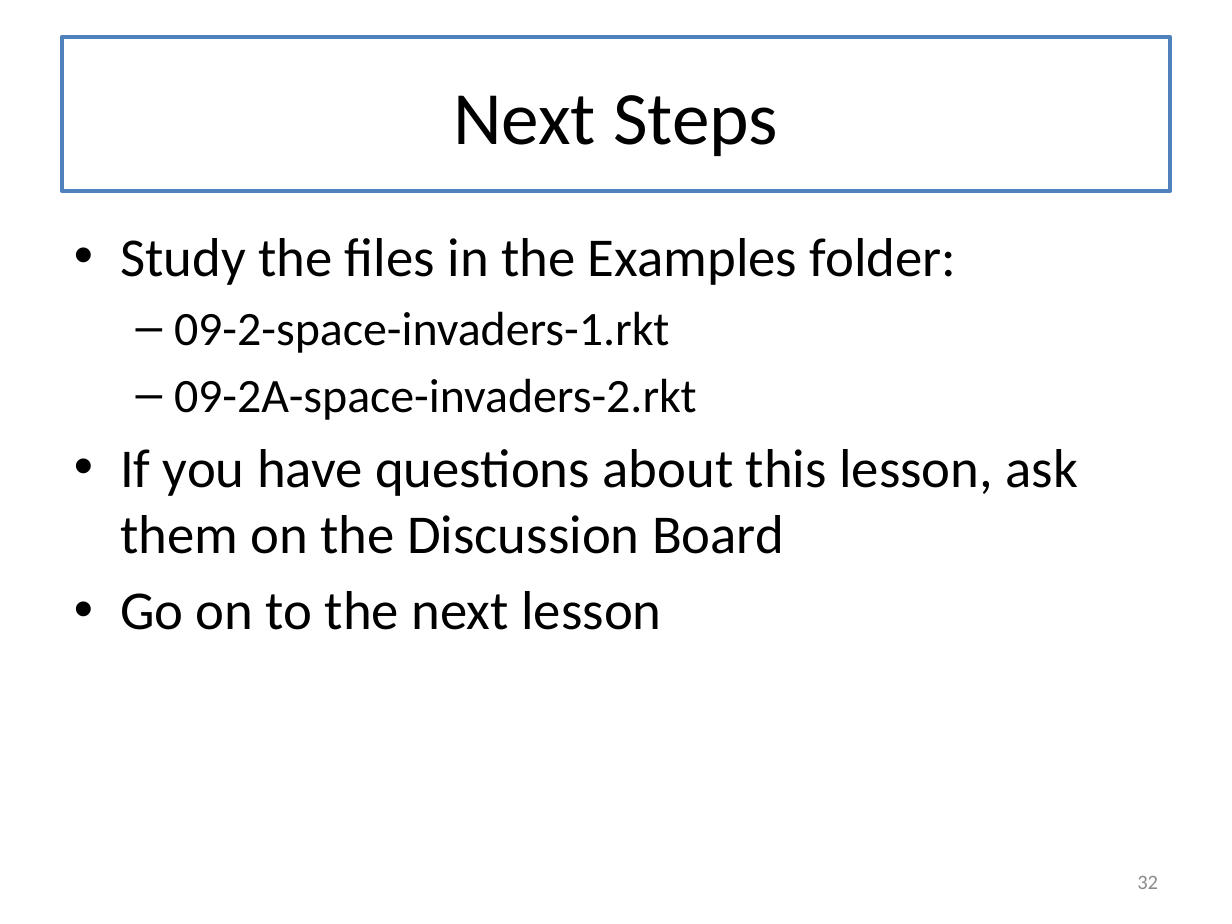
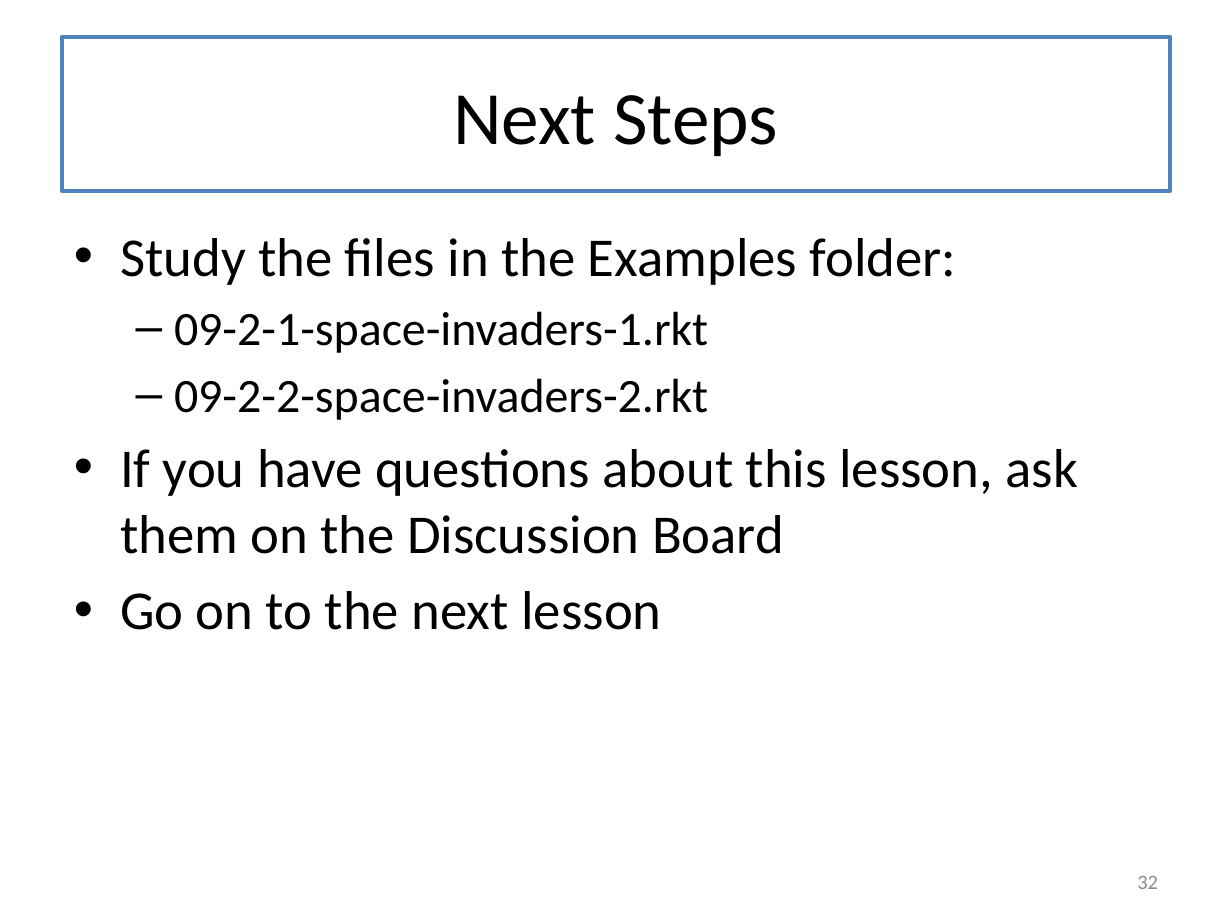
Before and after one commit to mwand/cs5010f16, a slide deck: slide 32 of Slides/Lesson 9.2 A Case Study- Space Invaders.pptx. Drawn at 1232x924 pixels with LibreOffice and Linux fonts; fonts in the diff are those of the drawing. Boxes give left, top, right and bottom in pixels: in the first picture for what was removed or moved away, otherwise in the second. Text is boxed around its words. In the diff, an @@ line names an element or a change of style, - is before the commit and + after.

```diff
--- a/Slides/Lesson 9.2 A Case Study- Space Invaders.pptx
+++ b/Slides/Lesson 9.2 A Case Study- Space Invaders.pptx
@@ text at (x1=174, y1=311, x2=708, y2=420): text changed @@
-  – 09-2-space-invaders-1.rkt
-  – 09-2A-space-invaders-2.rkt
+  – 09-2-1-space-invaders-1.rkt
+  – 09-2-2-space-invaders-2.rkt
```
Also in this commit, not shown: 12 other slides changed, 9 other files.
